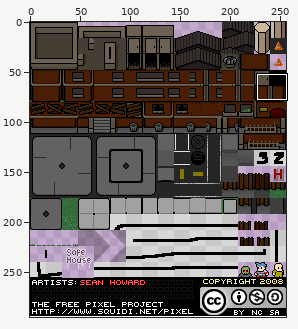
Edited in one commit: sprite sheet (assets/ztown.png). Above: a wide view before the commit, with the close-up outlined.
Close-up. First the earlier version:
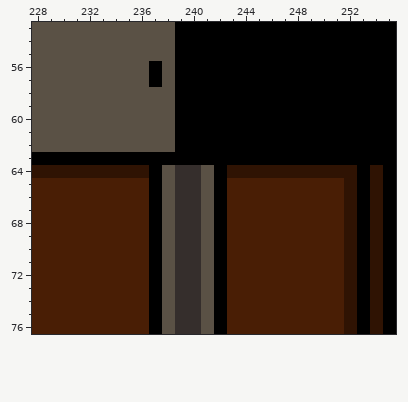
The file is 256x295 pixels. Pixels under 10% opacity are left out. Colours within 5 levels of each other are drawn and written as one. Shown: x 228..255, y 53..76.
And afterwards:
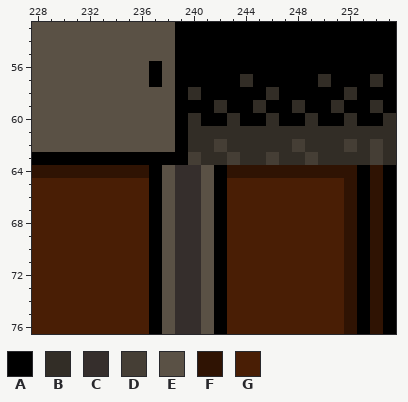
Palette (. is transparent): A #000000  B #322d26  C #352e2c  D #453e35  E #5a5145  F #2f1303  G #491e05
Edits made:
Changed rows in their new state; - is an unchanged pixel.
first column x 240:
57 ----B-----B---B-
58 B-----B-----B---
59 --B--B--B--B--B-
60 B--B--B--B--B--B
61 BBBBBBBBBBBBBBBB
62 BBDBBBBBDBBBDBDB
63 DBBDBBDBBDBBBBDB
